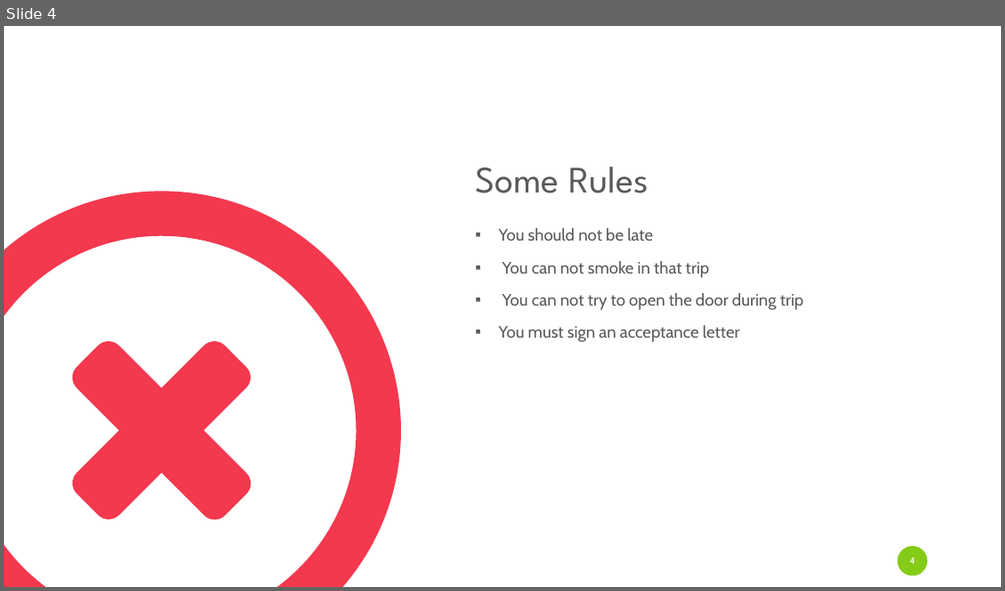
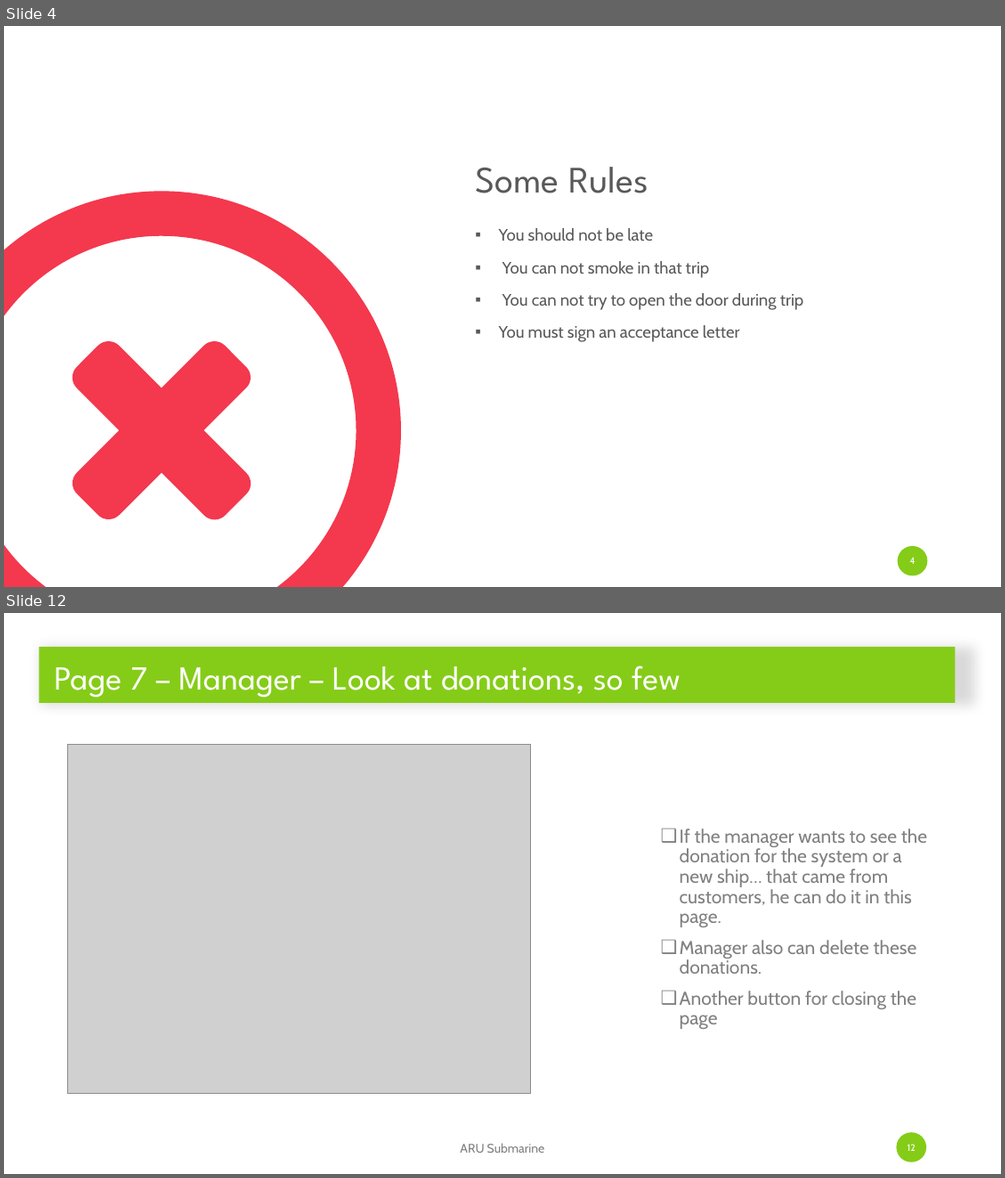
Before and after one commit to mustafaberat/ARU-Submarine, a slide deck: Presentation/ARUSubmarinePresentation.pptx. Shown one above the other, each under a label of ours: slide 4 before the commit, slides 4 and 12 after it; the slides between them are not shown. The pictures are 1005x591 and 1005x1178 pixels, drawn with LibreOffice and Linux fonts; fonts in the diff are those of the drawing; grey boxes stand for pictures. Boxes give left, top, right and bottom in pixels: in the first picture for what was removed or moved away, otherwise in the second. Text is boxed around its words. In the diff, an @@ line names an element or a change of style, - is before the commit and + after.

```diff
--- a/Presentation/ARUSubmarinePresentation.pptx
+++ b/Presentation/ARUSubmarinePresentation.pptx
@@ slide 12 added at [4,613,1001,1174], background #FFFFFF @@
@@ title added at [39,647,955,703], fill #85CC18, 32.4 pt, text #FFFFFF @@
+Page 7 – Manager – Look at donations, so few
@@ picture added at [67,745,531,1093] @@
@@ text added at [680,828,927,1029], 18 pt, text #808080 @@
+❑ If the manager wants to see the donation for the system or a new ship… that came from customers, he can do it in this page.
+❑ Manager also can delete these donations.
+❑ Another button for closing the page
@@ text added at [460,1143,545,1152], 12 pt, text #808080 @@
+ARU Submarine
@@ page number added at [896,1132,926,1162], fill #85CC18, 9 pt, text #FFFFFF @@
+12
```
Also in this commit, not shown: 2 slides changed, 17 other slides added, 9 slides removed.
